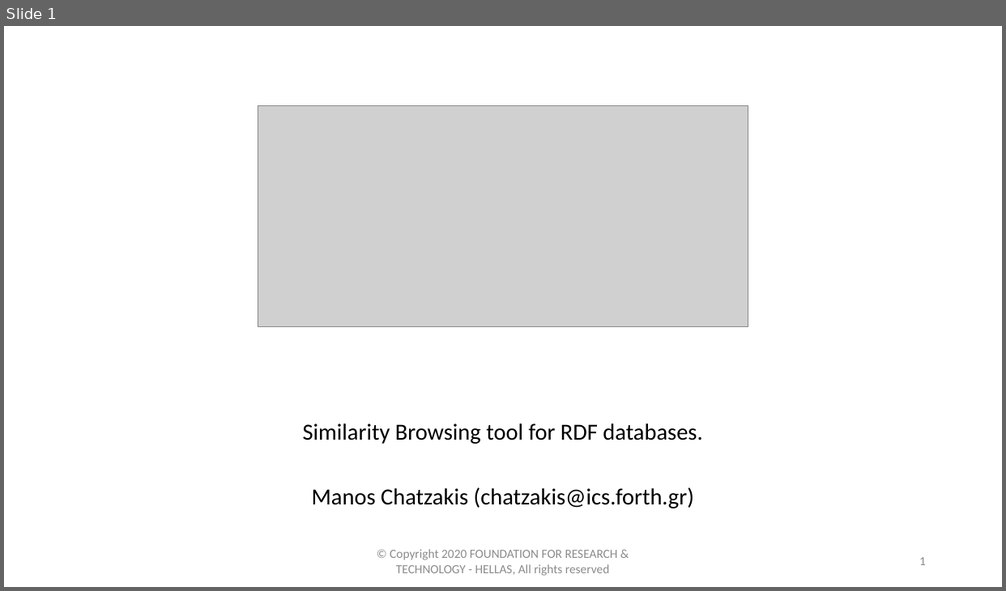
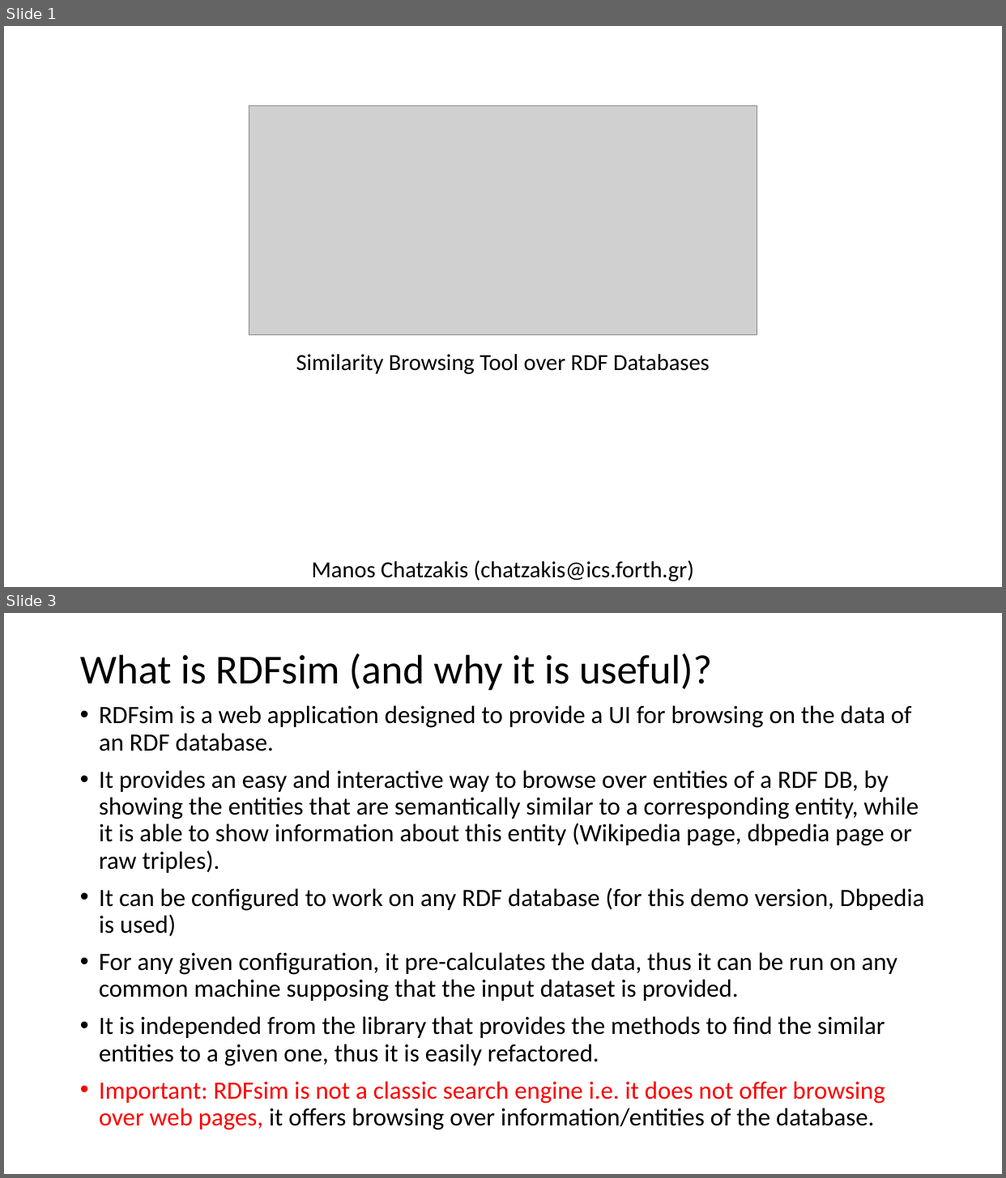
Before and after one commit to MChatzakis/RDFsim, a slide deck: RDFsim/presentation/RDFsim.pptx. Shown one above the other, each under a label of ours: slide 1 before the commit, slides 1 and 3 after it; the slides between them are not shown. The pictures are 1006x591 and 1006x1178 pixels, drawn with LibreOffice and Linux fonts; fonts in the diff are those of the drawing; grey boxes stand for pictures. Boxes give left, top, right and bottom in pixels: in the first picture for what was removed or moved away, otherwise in the second. Text is boxed around its words. In the diff, an @@ line names an element or a change of style, - is before the commit and + after.

```diff
--- a/RDFsim/presentation/RDFsim.pptx
+++ b/RDFsim/presentation/RDFsim.pptx
@@ slide 3 added at bbox=[4, 613, 1002, 1174], background #FFFFFF @@
@@ title added at bbox=[80, 653, 712, 691], 39.6 pt, text #000000 @@
+What is RDFsim (and why it is useful)?
@@ text added at bbox=[99, 705, 925, 1131], 24 pt, text #000000 @@
+• RDFsim is a web application designed to provide a UI for browsing on the data of an RDF database.
+• It provides an easy and interactive way to browse over entities of a RDF DB, by showing the entities that are semantically similar to a corresponding entity, while it is able to show information about this entity (Wikipedia page, dbpedia page or raw triples).
+• It can be configured to work on any RDF database (for this demo version, Dbpedia is used)
+• For any given configuration, it pre-calculates the data, thus it can be run on any common machine supposing that the input dataset is provided.
+• It is independed from the library that provides the methods to find the similar entities to a given one, thus it is easily refactored.
+• Important: RDFsim is not a classic search engine i.e. it does not offer browsing over web pages, it offers browsing over information/entities of the database.
@@ slide 1 changed as well @@
@@ picture: place and size @@
-picture at bbox=[258, 106, 749, 327]
+picture at bbox=[249, 106, 757, 335]
@@ text added at bbox=[296, 354, 710, 374], 22.2 pt, text #000000 @@
+Similarity Browsing Tool over RDF Databases
@@ subtitle at bbox=[303, 424, 702, 444]: paragraph removed @@
-Similarity Browsing tool for RDF databases.
@@ subtitle "Manos Chatzakis (chatzakis@ics.forth.gr)": place and size @@
-subtitle "Manos Chatzakis (chatzakis@ics.forth.gr)" at bbox=[303, 424, 702, 509]
+subtitle "Manos Chatzakis (chatzakis@ics.forth.gr)" at bbox=[312, 561, 694, 582]
@@ text removed at bbox=[390, 549, 618, 576] @@
-© Copyright 2020 FOUNDATION FOR RESEARCH & TECHNOLOGY - HELLAS, All rights reserved
@@ page number removed at bbox=[919, 557, 926, 565] @@
-1
```
Also in this commit, not shown: 3 other slides added, 5 slides removed.
